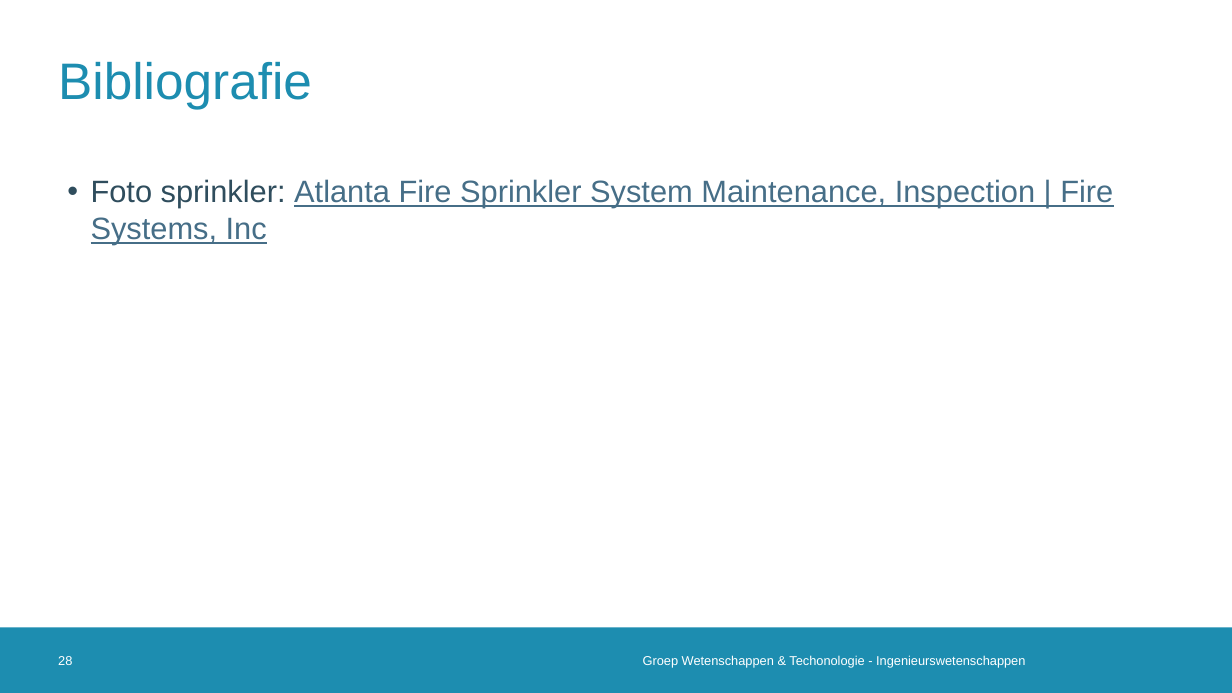
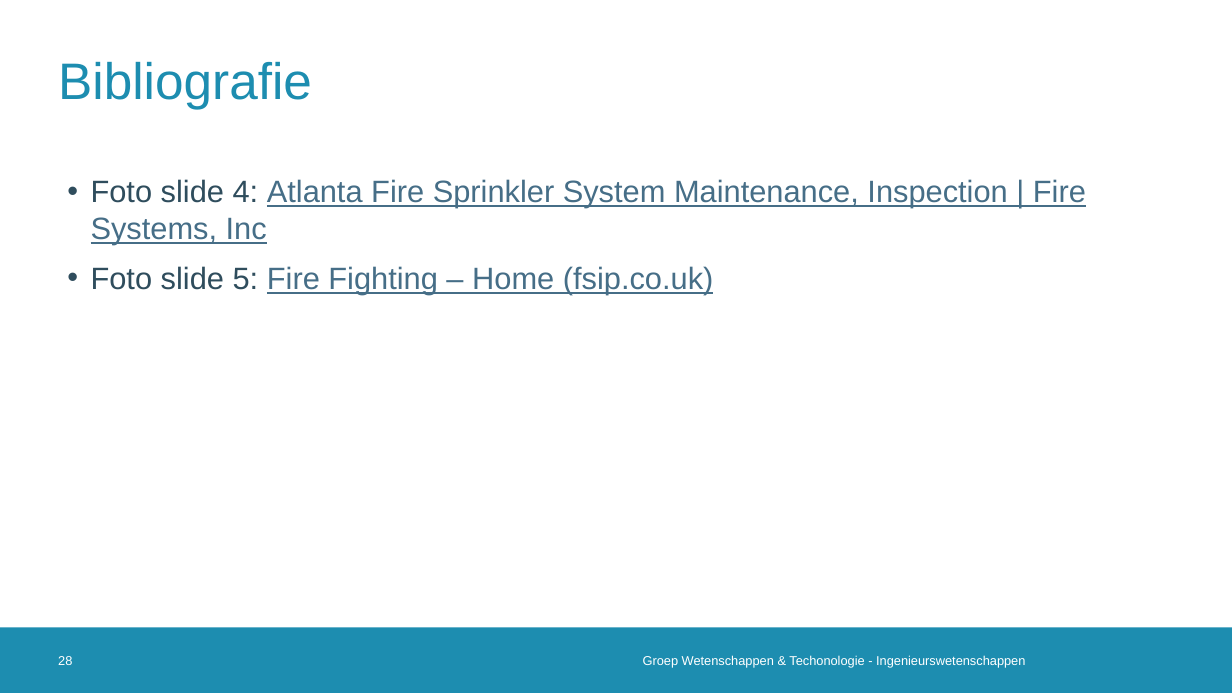
Before and after one commit to 2023-2022-KULAK-IW/2022_2023_Probleemoplossen_en_Ontwerpen_2, a slide deck: slide 28 of Tussentijdse Presentatie .pptx. Drawn at 1232x693 pixels with LibreOffice and Linux fonts; fonts in the diff are those of the drawing; background and template pictures are left out. Boxes give left, top, right and bottom in pixels: in the first picture for what was removed or moved away, otherwise in the second. Text is boxed around its words. In the diff, an @@ line names an element or a change of style, - is before the commit and + after.

```diff
--- a/Tussentijdse Presentatie .pptx
+++ b/Tussentijdse Presentatie .pptx
@@ text at box(91, 179, 1086, 295): text changed @@
-• Foto sprinkler: Atlanta Fire Sprinkler System Maintenance, Inspection | Fire Systems, Inc
+• Foto slide 4: Atlanta Fire Sprinkler System Maintenance, Inspection | Fire Systems, Inc
+• Foto slide 5: Fire Fighting – Home (fsip.co.uk)
```
Also in this commit, not shown: 11 other slides changed, 2 other files.
